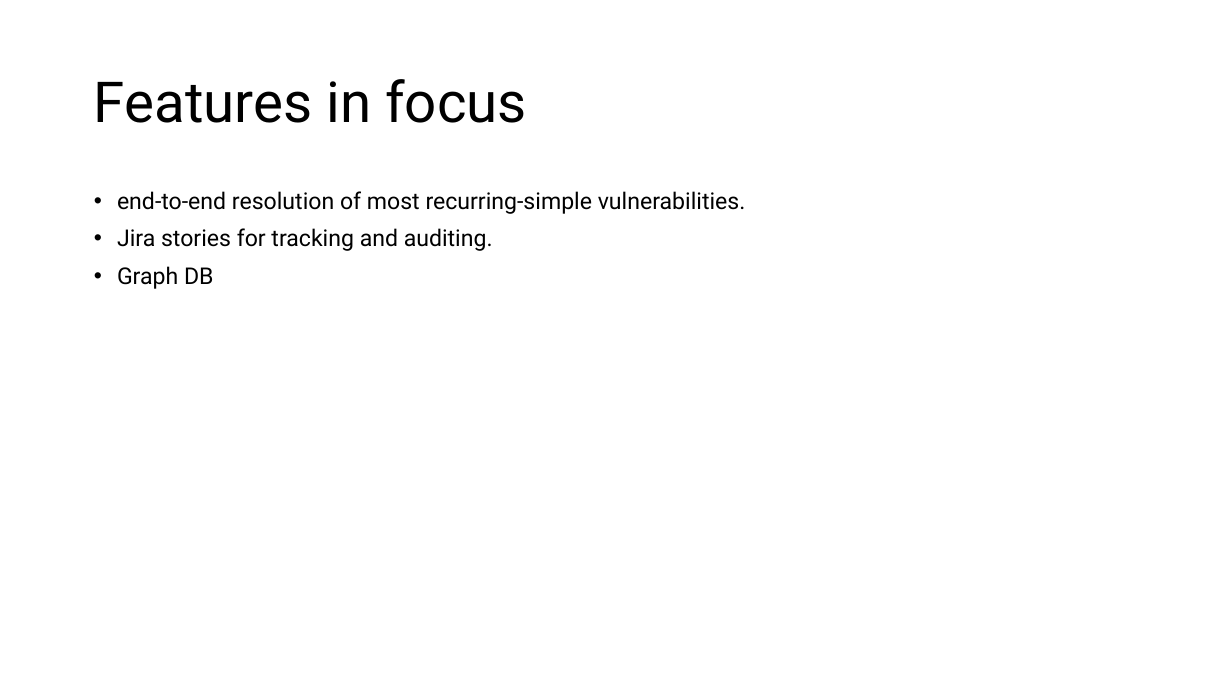
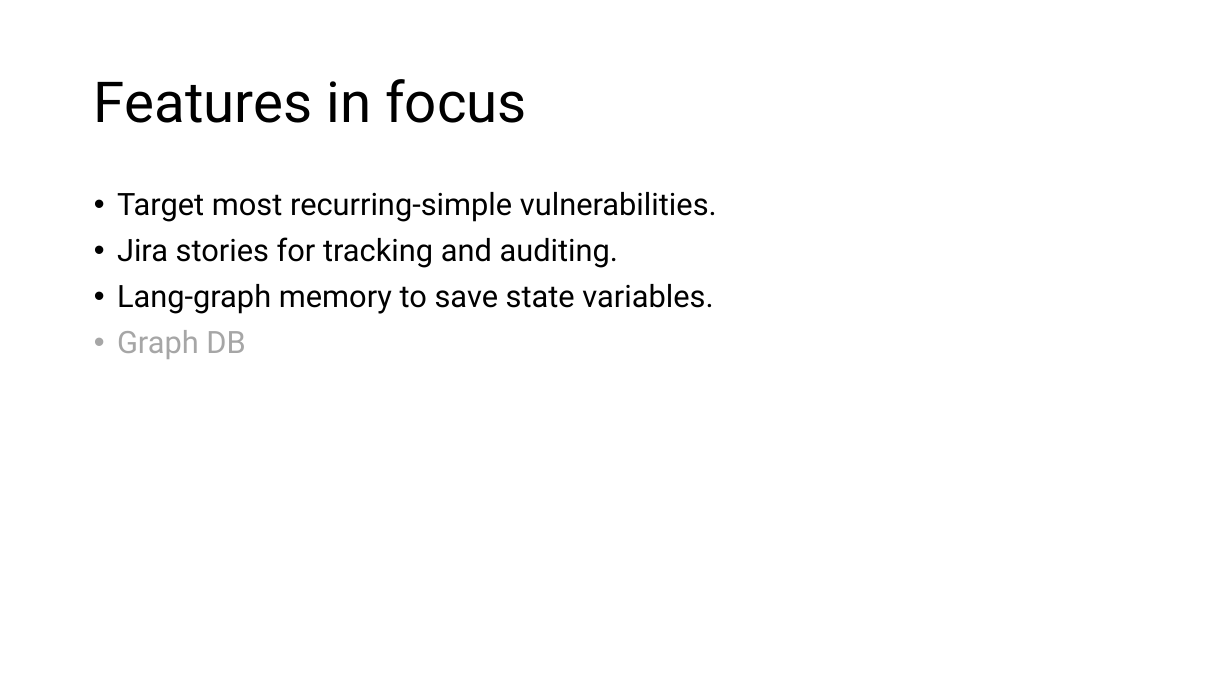
Before and after one commit to NotYeshwanthReddy/agentic_cve_patcher, a slide deck: slide 6 of docs/SHIRE MVP Plan.pptx (slide 4 before the commit). Drawn at 1232x693 pixels with LibreOffice and Linux fonts; fonts in the diff are those of the drawing. Boxes give left, top, right and bottom in pixels: in the first picture for what was removed or moved away, otherwise in the second. Text is boxed around its words. In the diff, an @@ line names an element or a change of style, - is before the commit and + after.

```diff
--- a/docs/SHIRE MVP Plan.pptx
+++ b/docs/SHIRE MVP Plan.pptx
@@ text at (117, 192, 717, 222): text changed; size 18 to 24 pt @@
-• end-to-end resolution of most recurring-simple vulnerabilities.
+• Target most recurring-simple vulnerabilities.
@@ text at (117, 237, 619, 359): size 18 to 24 pt in "Jira stories for tracking and auditing.", "Graph DB"; text colour #000000 to #A6A6A6 in "Graph DB" @@
@@ text at (117, 284, 713, 314): paragraph added @@
+• Lang-graph memory to save state variables.
```
Also in this commit, not shown: 4 other slides changed, 4 slides added.
